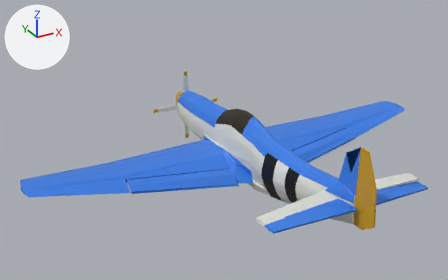
The COLLADA model plane.dae: old version first, new version second.
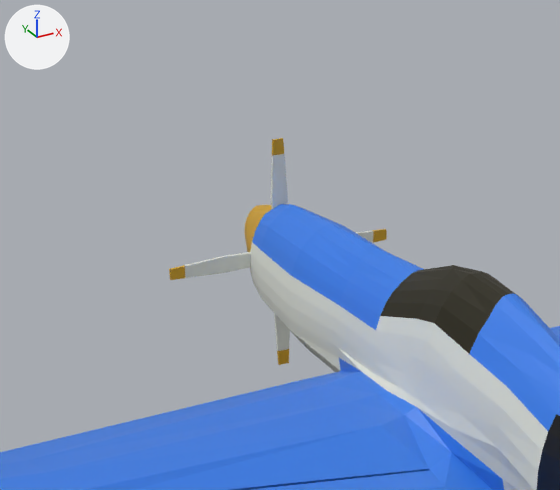
Each version is shown whole from a 50 mm lens placed at (-12.68, -20.29, 11.12), pointed at (-1.03, 0.9, 0.52), then close up on the part from 23% to 60% of the width and 11% to 62% of the height. Lighting does not change. The marker at upper left points along +X, +Y and +Z. Where no turn or scale is listed for an object, it has been applied to the vertices.

In view in the first close-up: 'aileron_l', 'body', 'propeller'.
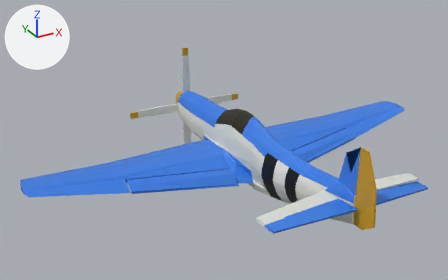
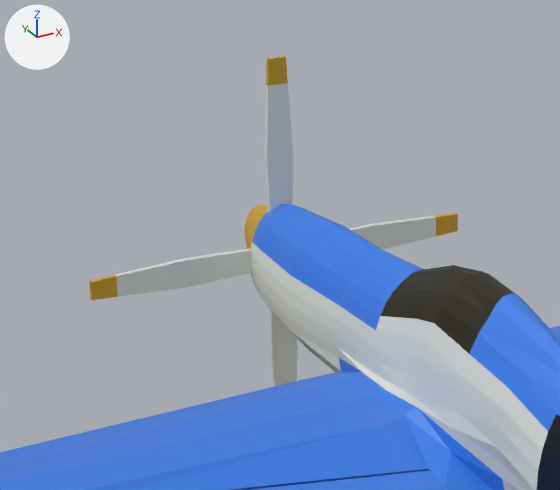
What the commit changed:
Object 'propeller' (ob_propeller) is rescaled from (0.0611, 0.736, 0.02) to (0.103, 1.24, 0.0339).

Changed parts and their boxes [x1, y1, x2, y2] in the close-ups (560 x 490 px):
'propeller', rescaled
    before: [169, 138, 387, 365]
    after: [89, 56, 458, 387]
